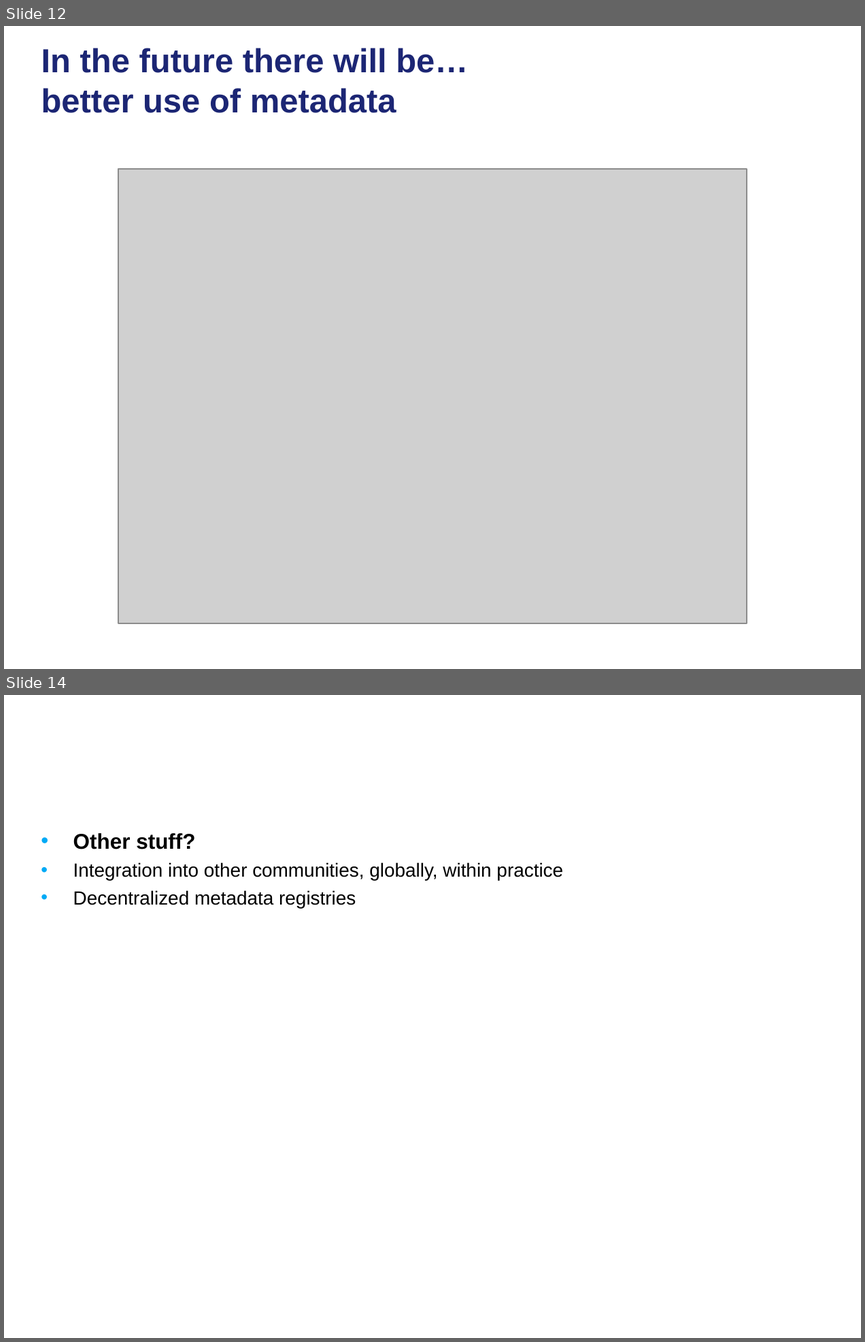
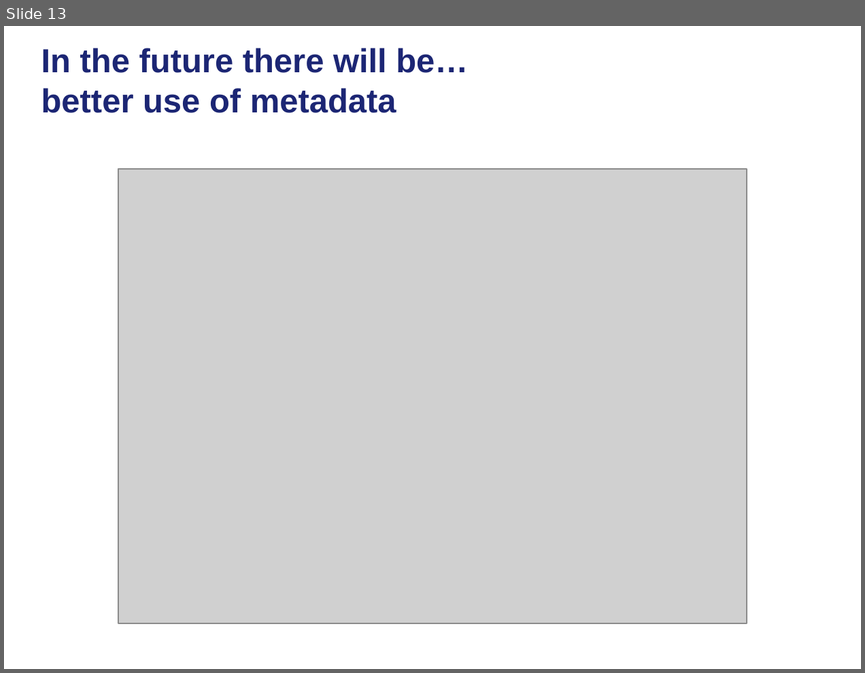
Before and after one commit to NCIP/cagrid-docs, a slide deck: presentations/200810_VCDE_ARCH/20081028_Arch_VCDE_caGrid_Future.ppt. Shown one above the other, each under a label of ours: slides 12 and 14 before the commit, slide 13 after it; the slides between them are not shown. The pictures are 865x1342 and 865x673 pixels, drawn with LibreOffice and Linux fonts; fonts in the diff are those of the drawing; grey boxes stand for pictures; background and template pictures are left out. Boxes give left, top, right and bottom in pixels: in the first picture for what was removed or moved away, otherwise in the second. Text is boxed around its words. In the diff, an @@ line names an element or a change of style, - is before the commit and + after.

```diff
--- a/presentations/200810_VCDE_ARCH/20081028_Arch_VCDE_caGrid_Future.ppt
+++ b/presentations/200810_VCDE_ARCH/20081028_Arch_VCDE_caGrid_Future.ppt
@@ slide 14 removed at (4,695,861,1338), background picture (left out) @@
@@ text removed at (73,833,563,908) @@
-• Other stuff?
-  • Integration into other communities, globally, within practice
-  • Decentralized metadata registries
@@ what was slide 12 is now slide 13 @@
```
Also in this commit, not shown: 2 slides changed, 5 slides added, 2 other slides removed.
